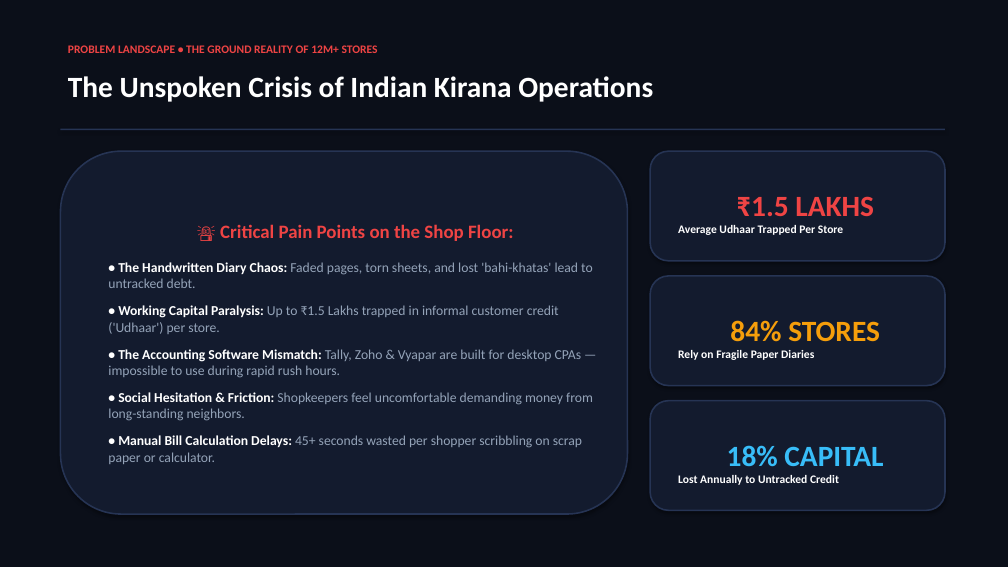
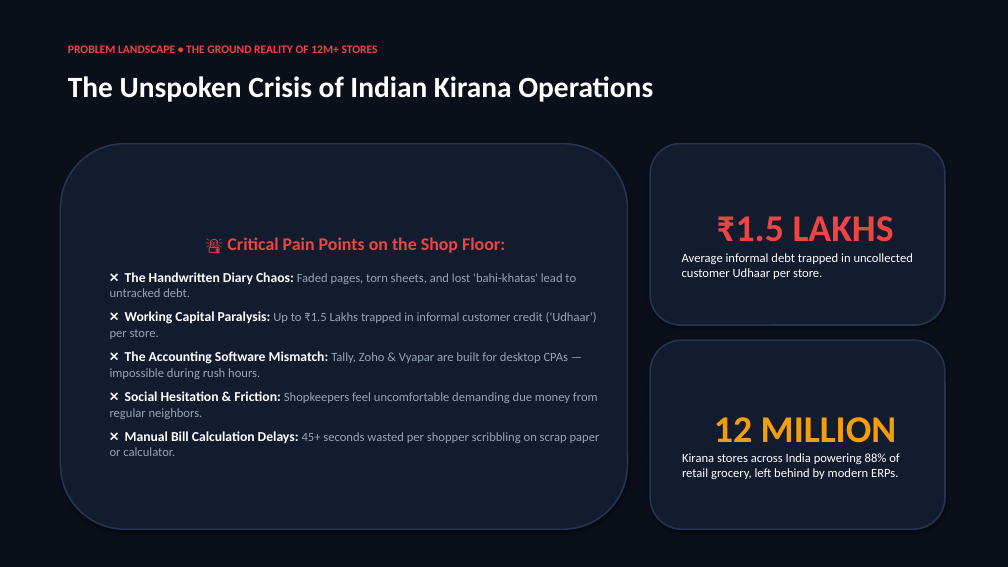
Before and after one commit to jay9483/vyapardost, a slide deck: slide 3 of VyaparDost_AI_Competition_Pitch.pptx (slide 2 before the commit). Drawn at 1008x567 pixels with LibreOffice and Linux fonts; fonts in the diff are those of the drawing. Boxes give left, top, right and bottom in pixels: in the first picture for what was removed or moved away, otherwise in the second. Text is boxed around its words. In the diff, an @@ line names an element or a change of style, - is before the commit and + after.

```diff
--- a/VyaparDost_AI_Competition_Pitch.pptx
+++ b/VyaparDost_AI_Competition_Pitch.pptx
@@ rounded rectangle "🚨 Critical Pain Points on ...": place and size @@
-rounded rectangle "🚨 Critical Pain Points on ..." at (60,151,628,514)
+rounded rectangle "🚨 Critical Pain Points on ..." at (60,144,628,529)
@@ rectangle removed at (60,129,945,130) @@
@@ rounded rectangle "₹1.5 LAKHS": place and size @@
-rounded rectangle "₹1.5 LAKHS" at (650,151,945,261)
+rounded rectangle "₹1.5 LAKHS" at (650,144,945,325)
@@ text in rounded rectangle at (227,237,505,253): size 18 to 17 pt in "🚨 Critical Pain Points on the Shop ..."; less space between paragraphs @@
@@ text in rounded rectangle at (716,216,894,242): size 28 to 36 pt in "₹1.5 LAKHS" @@
@@ text in rounded rectangle at (682,253,913,279): text changed; size 11 to 12 pt; bold off @@
-Average Udhaar Trapped Per Store
+Average informal debt trapped in uncollected customer Udhaar per store.
@@ text in rounded rectangle at (110,272,600,456): text changed; size 13 to 12 pt @@
-• The Handwritten Diary Chaos: Faded pages, torn sheets, and lost 'bahi-khatas' lead to untracked debt.
-• Working Capital Paralysis: Up to ₹1.5 Lakhs trapped in informal customer credit ('Udhaar') per store.
-• The Accounting Software Mismatch: Tally, Zoho & Vyapar are built for desktop CPAs — impossible to use during rapid rush hours.
-• Social Hesitation & Friction: Shopkeepers feel uncomfortable demanding money from long-standing neighbors.
-• Manual Bill Calculation Delays: 45+ seconds wasted per shopper scribbling on scrap paper or calculator.
+❌ The Handwritten Diary Chaos: Faded pages, torn sheets, and lost 'bahi-khatas' lead to untracked debt.
+❌ Working Capital Paralysis: Up to ₹1.5 Lakhs trapped in informal customer credit ('Udhaar') per store.
+❌ The Accounting Software Mismatch: Tally, Zoho & Vyapar are built for desktop CPAs — impossible during rush hours.
+❌ Social Hesitation & Friction: Shopkeepers feel uncomfortable demanding due money from regular neighbors.
+❌ Manual Bill Calculation Delays: 45+ seconds wasted per shopper scribbling on scrap paper or calculator.
@@ rounded rectangle removed at (650,276,945,386) @@
-84% STORES
-Rely on Fragile Paper Diaries
@@ rounded rectangle added at (650,340,945,529), fill #131B2E, outline #263454 1.5 pt, 12 pt, text #FFFFFF @@
+12 MILLION
+Kirana stores across India powering 88% of retail grocery, left behind by modern ERPs.
@@ rounded rectangle removed at (650,401,945,510) @@
-18% CAPITAL
-Lost Annually to Untracked Credit
```
Also in this commit, not shown: 1 other slide changed, 7 slides added, 6 slides removed, 2 other files.
